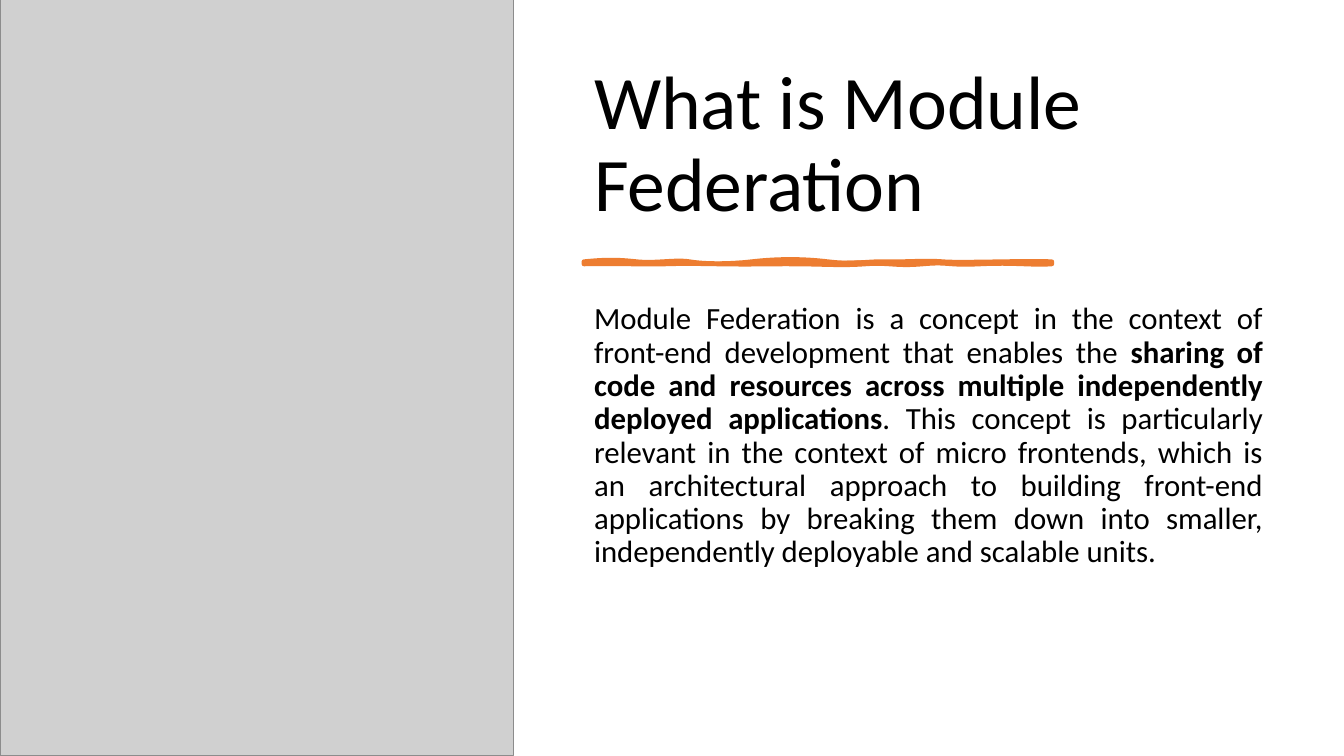
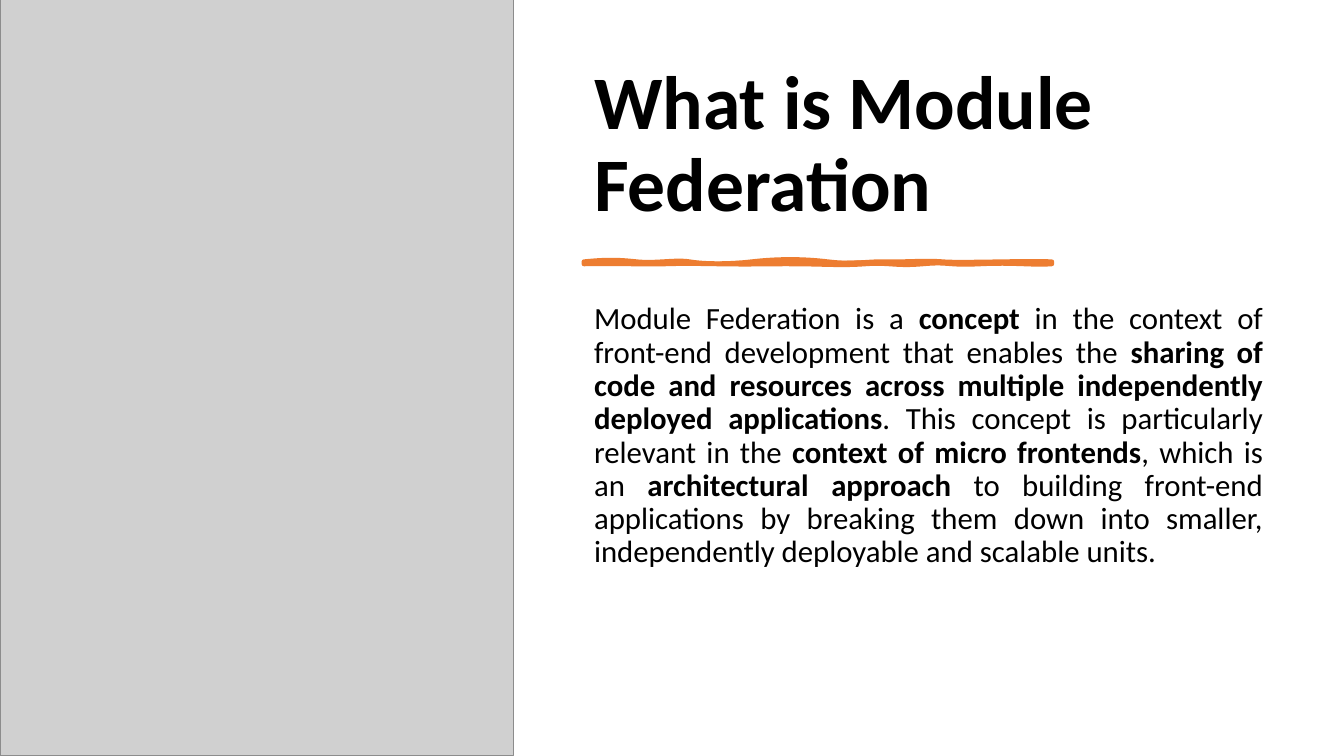
Before and after one commit to stevensamir20/Module-Federation, a slide deck: slide 5 of Module Federation.pptx (slide 4 before the commit). Drawn at 1344x756 pixels with LibreOffice and Linux fonts; fonts in the diff are those of the drawing; grey boxes stand for pictures. Boxes give left, top, right and bottom in pixels: in the first picture for what was removed or moved away, otherwise in the second. Text is boxed around its words. In the diff, an @@ line names an element or a change of style, - is before the commit and + after.

```diff
--- a/Module Federation.pptx
+++ b/Module Federation.pptx
@@ title "What is Module Federation" at [594, 76, 1093, 212]: bold on @@
@@ text "Module Federation is a concept ..." at [594, 307, 1263, 567]: bold on in "concept context of micro frontends, architectural approach" @@
```
Also in this commit, not shown: 15 other slides changed, 1 slide added.
